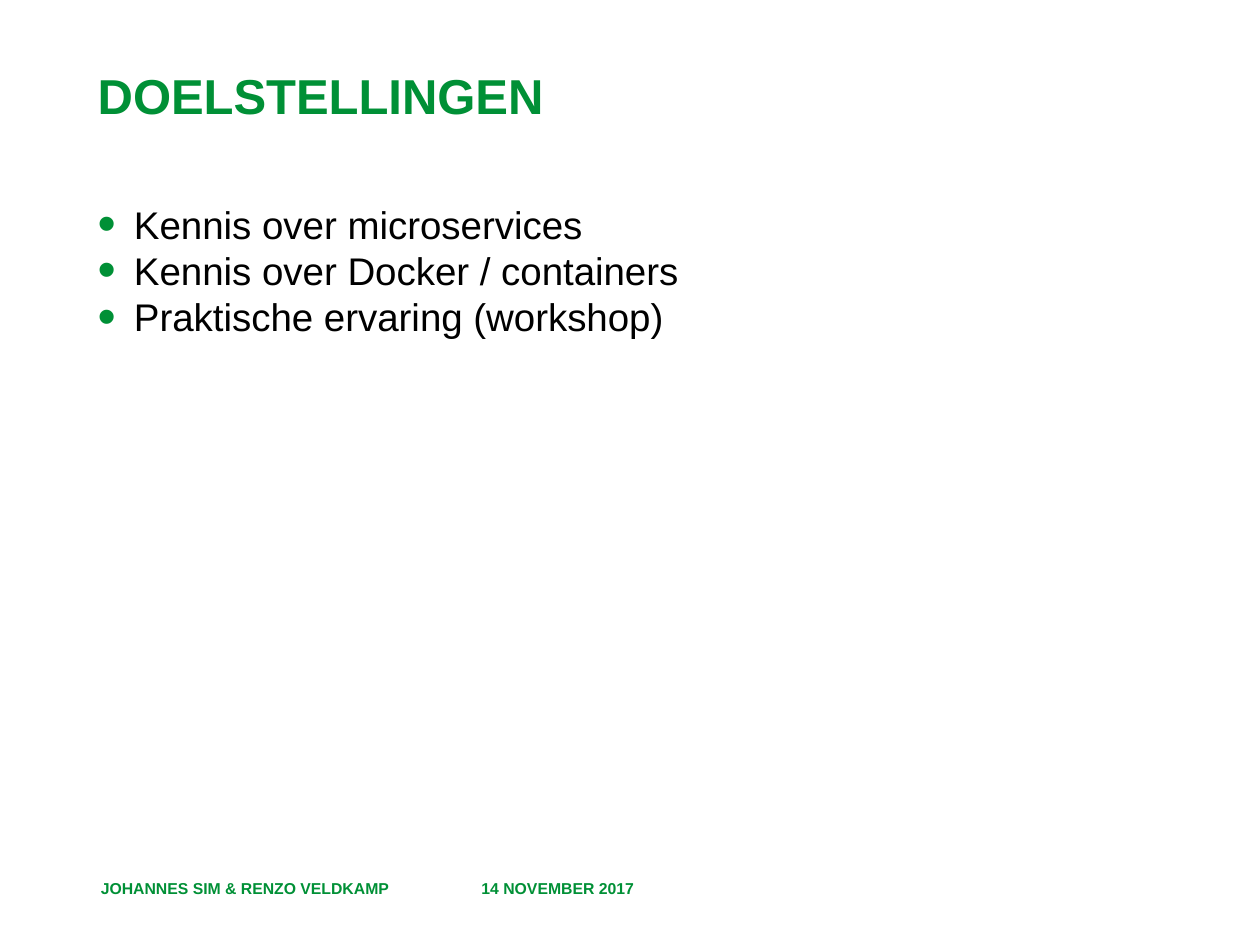
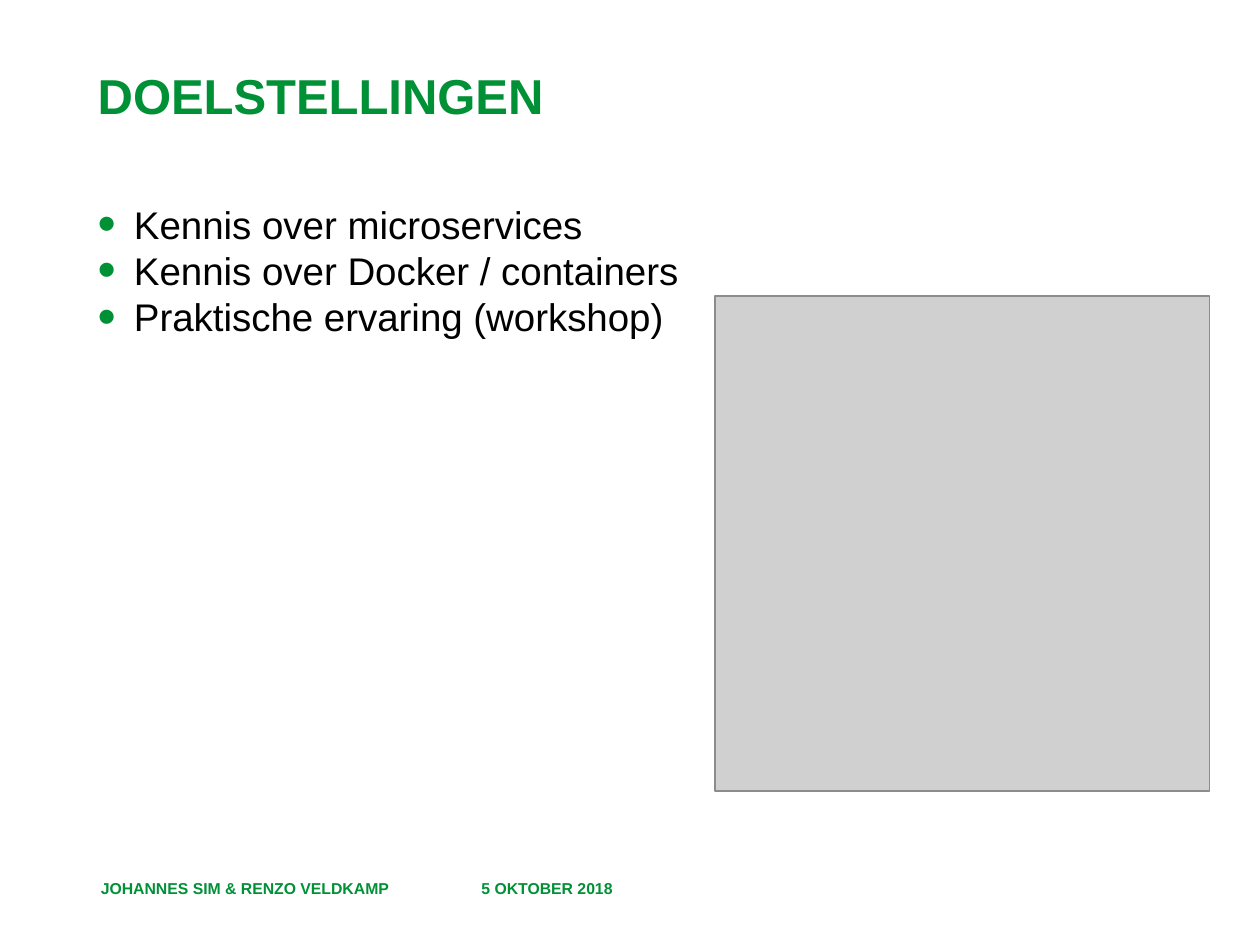
Before and after one commit to RenzoVeldkamp/MicroContainer, a slide deck: slide 2 of Presentatie/Programma en Leerdoelen.pptx. Drawn at 1260x945 pixels with LibreOffice and Linux fonts; fonts in the diff are those of the drawing; grey boxes stand for pictures; background and template pictures are left out. Boxes give left, top, right and bottom in pixels: in the first picture for what was removed or moved away, otherwise in the second. Text is boxed around its words. In the diff, an @@ line names an element or a change of style, - is before the commit and + after.

```diff
--- a/Presentatie/Programma en Leerdoelen.pptx
+++ b/Presentatie/Programma en Leerdoelen.pptx
@@ picture added at (x1=714, y1=296, x2=1210, y2=791) @@
@@ text at (x1=481, y1=883, x2=612, y2=894): text changed @@
-14 NOVEMBER 2017
+5 OKTOBER 2018
```
Also in this commit, not shown: 4 other slides changed, 1 slide added, 39 other files.
